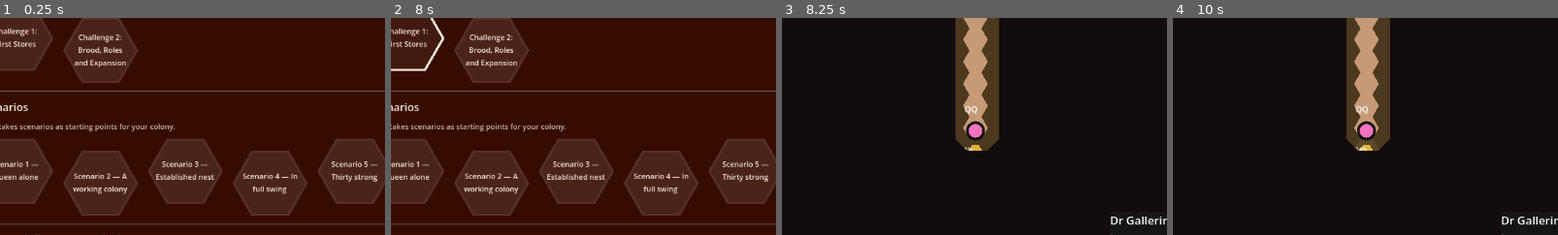
Above: before the commit, frames 1-4 (left to right).
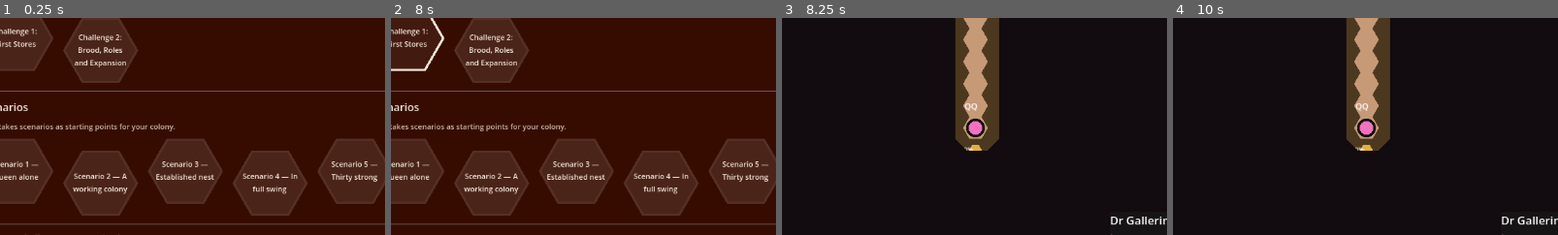
Above: after the commit, the same moments.

Repository: wonderburg7/meadow
Game: Godot game, scene res://scenes/Main.tscn
Two runs of this game, one before a commit and one after it. Both use one fixed random seed, a clock stepped at 60 frames per second and the inputs below.
Inputs (mouse positions are % of the whole screen's width and height, from its top left):
- Up to frame 1 (0.25 s): no input
- Up to frame 2 (8 s): click "❚❚" at 0.5 s; click "1" at 1.25 s; click "2" at 2 s; click "4" at 2.75 s; click (80, 8) at 3.52 s; click (84, 8) at 4.27 s; click "Foraging" at 5 s; click (95, 8) at 5.77 s; click "⚙" at 6.5 s; click (27, 29) at 7.27 s
- Up to frame 3 (8.25 s): click "Start" at 8 s
- Up to frame 4 (10 s): click "Foraging" at 8.75 s; click (96, 93) at 9.5 s
The pictures show only the part of the screen within x 25-75%, y 25-75%; the shares and areas given below are measured in that part.

Frames 1-2 are identical in both runs. In frame 3, 0.4% of the frame differs, in the area x 47-53%, y 39-62%; in frame 4, 0.4%.
Error after the commit: Parse Error: Cannot infer the type of "probe" variable because the value doesn't have a set type. (res://scripts/bee_movement.gd:101)

Commit message:
Add safe forager return reserve

Diff:
--- a/scripts/bee.gd
+++ b/scripts/bee.gd
@@ -201,6 +201,10 @@
 ## foragers across different parts of the meadow instead of them all
 ## drifting to whatever's nearest the entrance. INF means "not set".
 var forage_start_point: Vector2 = Vector2(INF, INF)
+## Set only while a forager has abandoned an outdoor errand to preserve the
+## energy needed to get home.  It is intentionally transient: it explains
+## this trip, not a new saved simulation state.
+var emergency_return_reason: String = ""
 
 ## Slice 5 (local search): where SEARCHING's spiral is centred. Reset to
 ## forage_start_point at every point that (re)sets forage_start_point
@@ -1451,10 +1455,13 @@
 ## `meadow_point` is global/meadow-space (meadow_root sits at the origin,
 ## so global and local-to-meadow coincide -- see the note on
 ## command_move_to for why that distinction matters elsewhere).
-func set_forage_start_point(meadow_point: Vector2) -> void:
-	forage_start_point = meadow_point
-	local_search_anchor = meadow_point
+func set_forage_start_point(meadow_point: Vector2, source: String = "manual") -> Vector2:
+	var resolved := BeeMovement.resolve_flight_start(self, meadow_point)
+	forage_start_point = resolved.point
+	local_search_anchor = resolved.point
 	known_patches.clear()
+	DiagnosticLog.log_flight_start_resolved(self, source, meadow_point, resolved)
+	return resolved.point
 
 func has_forage_start_point() -> bool:
 	return forage_start_point.x != INF
--- a/scripts/bee_foraging.gd
+++ b/scripts/bee_foraging.gd
@@ -57,9 +57,7 @@
 ## handling in _leave_hive_and_resume.
 static func take_orientation_flight(bee: Node2D) -> void:
 	var point: Vector2 = _random_point_near_hive(bee)
-	bee.forage_start_point = point
-	bee.local_search_anchor = point
-	bee.known_patches.clear()
+	point = bee.set_forage_start_point(point, "orientation")
 	DiagnosticLog.log_orientation_flight(bee)
 	if not bee._is_inside_hive():
 		bee.move_target = point
@@ -645,6 +643,9 @@
 		deposit_everything_remotely(bee)
 		return
 	bee.world.move_bee_into_hive(bee)
+	if bee.emergency_return_reason != "":
+		DiagnosticLog.log_forager_return(bee, "arrived", 0.0)
+		bee.emergency_return_reason = ""
 	bee.target_cell = null
 	# A bee that came home because its job is now indoors (see set_role)
 	# starts that job at the door rather than running the forager's
@@ -844,8 +845,7 @@
 		bee.is_scouting = false
 		if bee.scout_best_rate > 0.0:
 			if bee.scout_best_start_point.x != INF:
-				bee.forage_start_point = bee.scout_best_start_point
-				bee.local_search_anchor = bee.scout_best_start_point
+				bee.set_forage_start_point(bee.scout_best_start_point, "scouting_settled")
 				bee.known_patches.clear()
 			if GameConfig.floral_constancy_on:
 				bee.preferred_species = bee.scout_best_species
@@ -934,6 +934,10 @@
 ## best one seen so far and keep the winning point.
 static func _send_to_scout_point(bee: Node2D) -> void:
 	var point: Vector2 = _random_point_near_hive(bee)
+	var requested := point
+	var resolved := BeeMovement.resolve_flight_start(bee, point)
+	point = resolved.point
+	DiagnosticLog.log_flight_start_resolved(bee, "scouting", requested, resolved)
 	bee.move_target = point
 	bee.scout_current_start_point = point
 	bee.state = State.MOVE_TO_POINT
@@ -1014,9 +1018,7 @@
 		# comment in game_config.gd. Same general proven area, different
 		# corner of it, so the seeker isn't funnelled onto the exact same
 		# handful of flowers the mentor is still working.
-		bee.forage_start_point = _jittered_point(mentor.forage_start_point, GameConfig.recruit_start_point_jitter)
-		bee.local_search_anchor = bee.forage_start_point
-		bee.known_patches.clear()
+		bee.set_forage_start_point(_jittered_point(mentor.forage_start_point, GameConfig.recruit_start_point_jitter), "recruitment")
 		if GameConfig.floral_constancy_on:
 			bee.preferred_species = mentor.preferred_species
 		# Captured here, before the new patch has had a single trip on it,
@@ -1189,9 +1191,7 @@
 	var fuzzed_distance: float = offset.length() * (1.0 + randf_range(-GameConfig.recruit_dance_distance_fuzz_fraction, GameConfig.recruit_dance_distance_fuzz_fraction))
 	var decoded: Vector2 = hive_point + Vector2.from_angle(fuzzed_angle) * fuzzed_distance
 
-	seeker.forage_start_point = decoded
-	seeker.local_search_anchor = decoded
-	seeker.known_patches.clear()
+	seeker.set_forage_start_point(decoded, "dance_recruitment")
 	if GameConfig.floral_constancy_on:
 		seeker.preferred_species = mentor.preferred_species
 	seeker.is_scouting = false
--- a/scripts/bee_movement.gd
+++ b/scripts/bee_movement.gd
@@ -82,6 +82,43 @@
 ## stop. Holding it for a few frames costs nothing: the turn is only
 ## ever read on a frame where there *is* a blocker.
 const SKIRT_FORGET_FRAMES := 3
+
+## One deterministic gateway for points that send a bee out into the
+## meadow.  Projection deals with the usual one-obstacle case; the small,
+## fixed radial search handles overlapping margins.  A clear current point
+## is the final fallback, so a malformed external point can never place a
+## bee inside scenery.
+static func resolve_flight_start(bee: Node2D, candidate: Vector2) -> Dictionary:
+	if _clear_flight_point(bee, candidate):
+		return {"point": candidate, "reason": "accepted", "obstacle": -1}
+	var projected := block_obstacles(bee, candidate)
+	if _clear_flight_point(bee, projected):
+		return {"point": projected, "reason": "projected", "obstacle": _blocking_obstacle_id(bee, candidate)}
+	for radius in [40.0, 80.0, 120.0]:
+		for direction in [Vector2.RIGHT, Vector2.DOWN, Vector2.LEFT, Vector2.UP,
+				Vector2(1, 1).normalized(), Vector2(-1, 1).normalized(),
+				Vector2(-1, -1).normalized(), Vector2(1, -1).normalized()]:
+			var probe := projected + direction * radius
+			if _clear_flight_point(bee, probe):
+				return {"point": probe, "reason": "nearby_clear", "obstacle": _blocking_obstacle_id(bee, candidate)}
+	var fallback := bee.position
+	if not _clear_flight_point(bee, fallback):
+		fallback = block_obstacles(bee, fallback)
+	return {"point": fallback, "reason": "fallback_current_position", "obstacle": _blocking_obstacle_id(bee, candidate)}
+
+static func _clear_flight_point(bee: Node2D, point: Vector2) -> bool:
+	for obstacle in obstacles(bee):
+		if is_instance_valid(obstacle) and obstacle.solid \
+				and point.distance_to(obstacle.position) < obstacle.radius + BLOCK_MARGIN:
+			return false
+	return true
+
+static func _blocking_obstacle_id(bee: Node2D, point: Vector2) -> int:
+	for obstacle in obstacles(bee):
+		if is_instance_valid(obstacle) and obstacle.solid \
+				and point.distance_to(obstacle.position) < obstacle.radius + BLOCK_MARGIN:
+			return obstacle.get_instance_id()
+	return -1
 
 ## Returns where the bee should actually head this frame: the target
 ## itself when the way is clear, or a tangent point past whatever is in
--- a/scripts/bee_survival.gd
+++ b/scripts/bee_survival.gd
@@ -128,21 +128,40 @@
 ## A bee still out hunting (nothing found yet, or flying to a candidate
 ## she hasn't reached) has no other self-rescue: sip_from_crop only helps
 ## once she is carrying nectar, and drink_at_flower only helps once she
-## has actually reached one. Below critical_recall_threshold, give up the
-## search and fly home instead -- the same "go home empty" transition
-## search_for_flower already uses when it runs out of meadow to check.
+## has actually reached one. When the calculated return reserve is no longer
+## available, give up the search and fly home instead -- the same "go home
+## empty" transition search_for_flower already uses when it runs out of
+## meadow to check.
 static func check_critical_recall(bee: Node2D) -> void:
-	if bee._is_inside_hive():
+	if bee._is_inside_hive() or bee.role != Role.FORAGER:
 		return
 	if bee.current_load_type == "nectar" and bee.current_load > 0.0:
 		return          # sip_from_crop is already keeping her topped up
-	if bee.energy > GameConfig.energy_capacity * GameConfig.critical_recall_threshold:
+	if not (bee.state in [State.SEEK_FLOWER, State.SEARCHING, State.TO_FLOWER, State.MOVE_TO_POINT]):
+		return
+	var required: float = estimated_return_energy(bee)
+	if bee.energy > required:
 		return
 	if bee.state == State.TO_FLOWER and bee.current_flower and is_instance_valid(bee.current_flower):
 		bee.current_flower.release(bee)
 		bee.current_flower = null
-	if bee.state in [State.SEEK_FLOWER, State.SEARCHING, State.TO_FLOWER, State.MOVE_TO_POINT]:
-		bee.state = State.TO_HIVE
+	bee.emergency_return_reason = "reserve_below_estimated_return"
+	DiagnosticLog.log_forager_return(bee, "started", required)
+	bee.state = State.TO_HIVE
+
+
+## Conservative, monotonic reserve: straight-line distance is inflated for
+## obstacle detours, then paid at the actual flight/upkeep rate plus a
+## config-owned safety margin.  Carrying nectar remains handled by the crop
+## sip above, so an already-fuelled bee is not needlessly recalled.
+static func estimated_return_energy(bee: Node2D) -> float:
+	var distance: float = bee.position.distance_to(bee.hive.position) * GameConfig.forager_return_route_factor
+	var seconds: float = distance / max(1.0, bee.speed)
+	var flight: float = GameConfig.flight_energy_burn * lerpf(1.0, GameConfig.rain_flight_burn_factor, Session.rain_intensity)
+	if bee.is_gyne:
+		flight *= GameConfig.gyne_energy_factor
+	var upkeep: float = GameConfig.energy_burn_rate * (GameConfig.gyne_energy_factor if bee.is_gyne else 1.0)
+	return seconds * (flight + upkeep) + GameConfig.energy_capacity * GameConfig.forager_return_safety_margin
 
 
 ## True when this bee should break off and go and eat. Only inside the
--- a/scripts/diagnostic_log.gd
+++ b/scripts/diagnostic_log.gd
@@ -367,6 +367,25 @@
 		"goal": [goal.x, goal.y],
 	})
 	_stall_recoveries += 1
+
+
+## Exactly two events for an emergency trip: the decision and its arrival.
+## They are profile-selectable rather than a per-frame energy trace.
+func log_forager_return(bee: Node2D, phase: String, required_energy: float) -> void:
+	if _file == null:
+		return
+	_write({"type": "forager_return", "game_time": Session.sim_time,
+		"bee_id": bee.bee_id, "phase": phase, "reason": bee.emergency_return_reason,
+		"energy": bee.energy, "required_energy": required_energy,
+		"load": bee.current_load, "distance_home": bee.position.distance_to(bee.hive.position)})
+
+
+func log_flight_start_resolved(bee: Node2D, source: String, requested: Vector2, resolved: Dictionary) -> void:
+	if _file == null or str(resolved.reason) == "accepted":
+		return
+	_write({"type": "flight_start_resolved", "game_time": Session.sim_time, "bee_id": bee.bee_id,
+		"source": source, "reason": resolved.reason, "obstacle_id": resolved.obstacle,
+		"requested": [requested.x, requested.y], "resolved": [resolved.point.x, resolved.point.y]})
 
 
 ## Called from bee_foraging.gd::_score_trip() when a scouting bee's three
--- a/scripts/game_config.gd
+++ b/scripts/game_config.gd
@@ -514,7 +514,12 @@
 ## starvation deaths were in exactly this state). Below this share of
 ## capacity, a bee still out looking abandons the search and heads for
 ## the hive instead of continuing to burn energy hunting.
-var critical_recall_threshold: float = 0.20
+## Return energy is calculated from the current distance, rather than a
+## fixed percentage of the crop.  The route allowance covers the bounded
+## detours around scenery; the margin is deliberately a player-facing
+## reserve, not a hidden refill.
+var forager_return_route_factor: float = 1.25
+var forager_return_safety_margin: float = 0.12
 
 # --- gynes ---
 ## A gyne is a future queen: bigger than a worker, slower, hungrier, and
--- a/scripts/headless/diagnostic_profile.gd
+++ b/scripts/headless/diagnostic_profile.gd
@@ -4,7 +4,7 @@
 
 const HeadlessDiagnosticProbes = preload("res://scripts/headless/diagnostic_probes.gd")
 const VERSION := 1
-const EVENT_TYPES := ["action", "death", "crab_spider_event", "recruitment_match", "recruitment_followup", "forager_settled", "orientation_flight", "stall_recovery", "scouting_settled"]
+const EVENT_TYPES := ["action", "death", "crab_spider_event", "recruitment_match", "recruitment_followup", "forager_settled", "orientation_flight", "stall_recovery", "scouting_settled", "forager_return", "flight_start_resolved"]
 const PROFILE_NAMES := ["standard", "verdict", "behaviour", "balance", "performance", "custom"]
 
 static func standard() -> Dictionary:
--- a/scripts/saving.gd
+++ b/scripts/saving.gd
@@ -254,7 +254,9 @@
 		bee.finish_task_first = bool(entry.get("finish_first", false))
 		bee.pending_role = int(entry.get("pending_role", -1))
 		bee.preferred_species = str(entry.get("preferred", ""))
-		bee.forage_start_point = Vector2(float(entry.get("start_x", INF)), float(entry.get("start_y", INF)))
+		var restored_start := Vector2(float(entry.get("start_x", INF)), float(entry.get("start_y", INF)))
+		if restored_start.x != INF:
+			bee.set_forage_start_point(restored_start, "save_restore")
 		# Older saves have no search_anchor_x/y -- fall back to the
 		# start point just restored above rather than INF, so a save made
 		# before Slice 5 doesn't silently lose her anchor on first load.
Not shown, changed: FUNCTION_MAP.md
Not shown, changed: tests/test_headless_profiles.py
Not shown, changed: tools/headless/profiles.py
